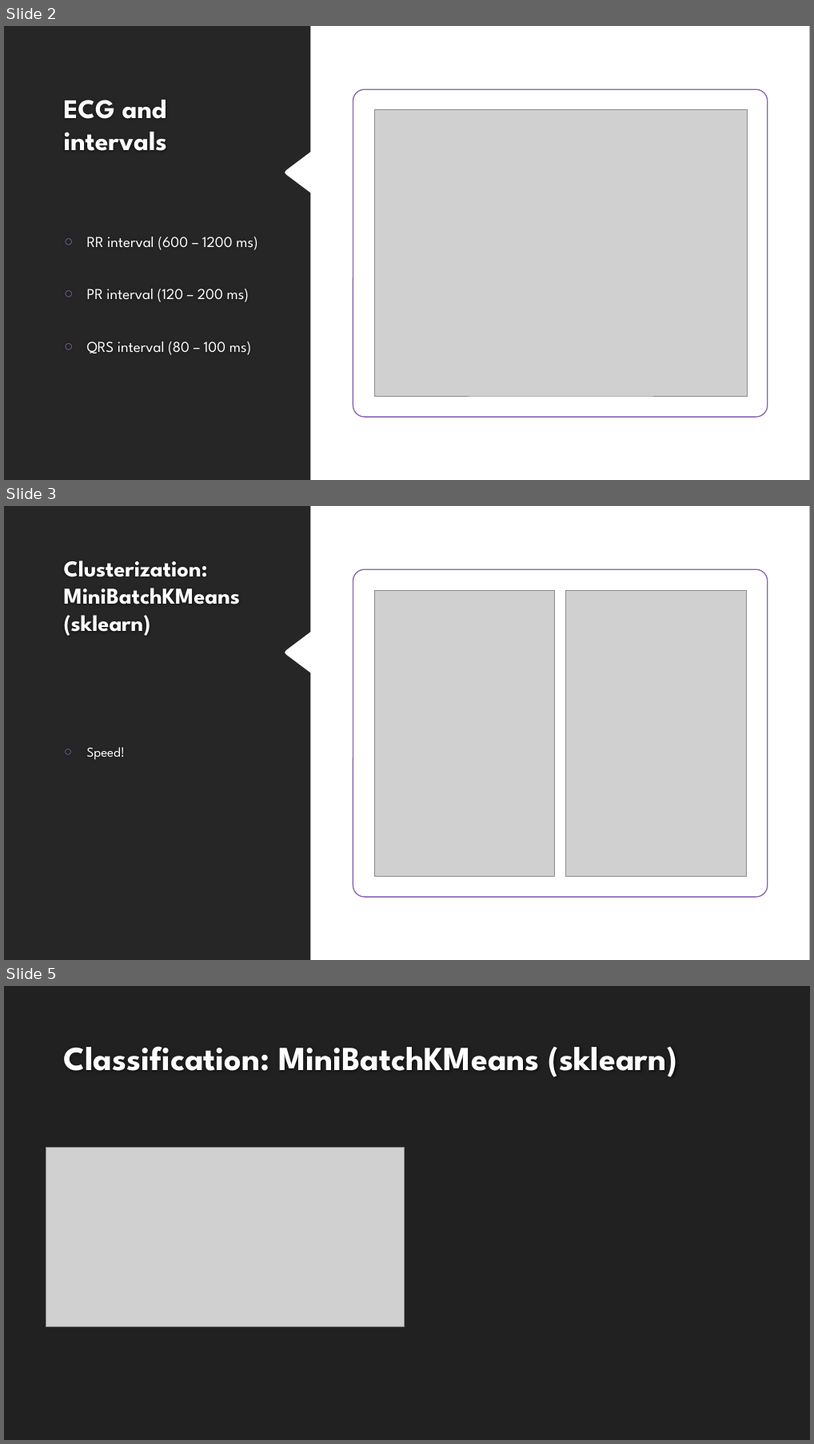
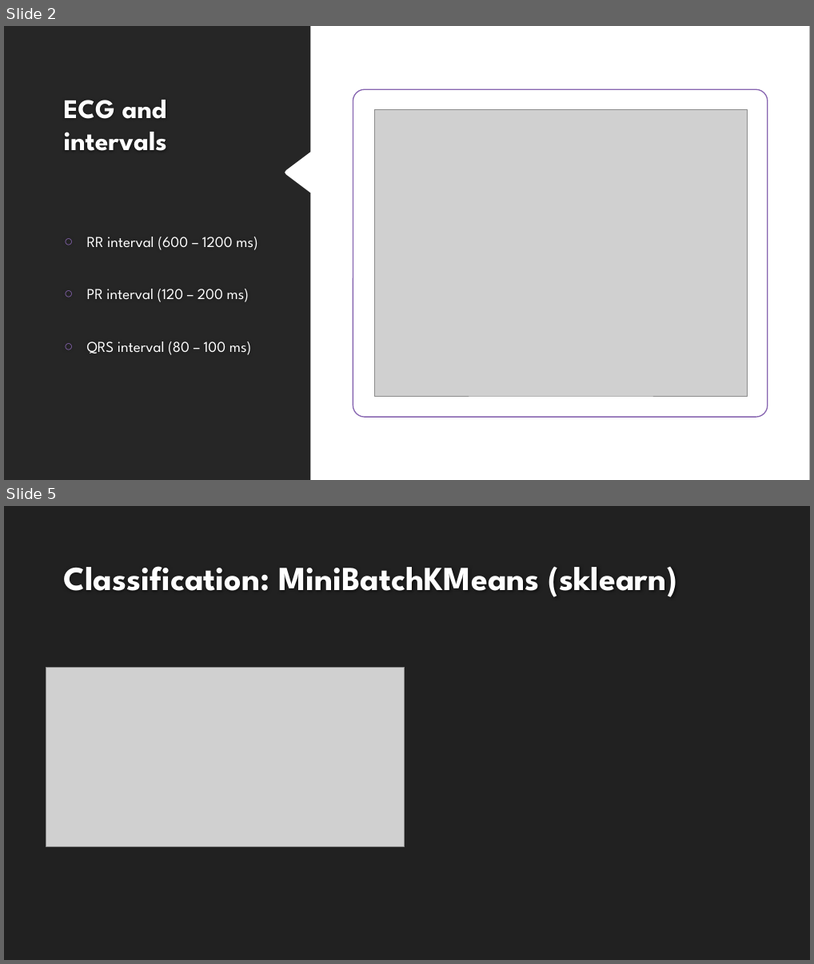
Before and after one commit to atqwerty/MLProject, a slide deck: ML Project (ECG analysis).pptx. Shown one above the other, each under a label of ours: slides 2, 3 and 5 before the commit, slides 2 and 5 after it; the slides between them are not shown. The pictures are 814x1444 and 814x964 pixels, drawn with LibreOffice and Linux fonts; fonts in the diff are those of the drawing; grey boxes stand for pictures; background and template pictures are left out. Boxes give left, top, right and bottom in pixels: in the first picture for what was removed or moved away, otherwise in the second. Text is boxed around its words. In the diff, an @@ line names an element or a change of style, - is before the commit and + after.

```diff
--- a/ML Project (ECG analysis).pptx
+++ b/ML Project (ECG analysis).pptx
@@ slide 3 removed at (4, 506, 810, 960), background #212121 @@
@@ rectangle removed at (4, 506, 810, 960) @@
@@ freeform shape removed at (4, 506, 310, 960) @@
@@ title removed at (64, 560, 241, 636) @@
-Clusterization: MiniBatchKMeans (sklearn)
@@ rounded rectangle removed at (353, 569, 768, 896) @@
@@ picture removed at (374, 590, 555, 876) @@
@@ picture removed at (566, 590, 747, 876) @@
@@ text removed at (87, 747, 125, 760) @@
-○ Speed!
```
Also in this commit, not shown: 1 slide changed, 1 slide added, 1 other file.
